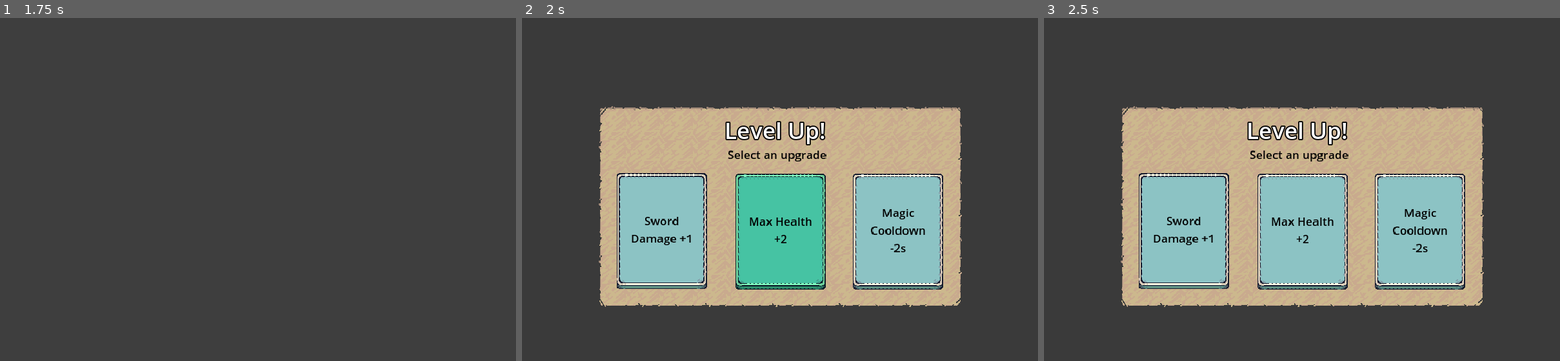
Above: before the commit, frames 1-3 (left to right).
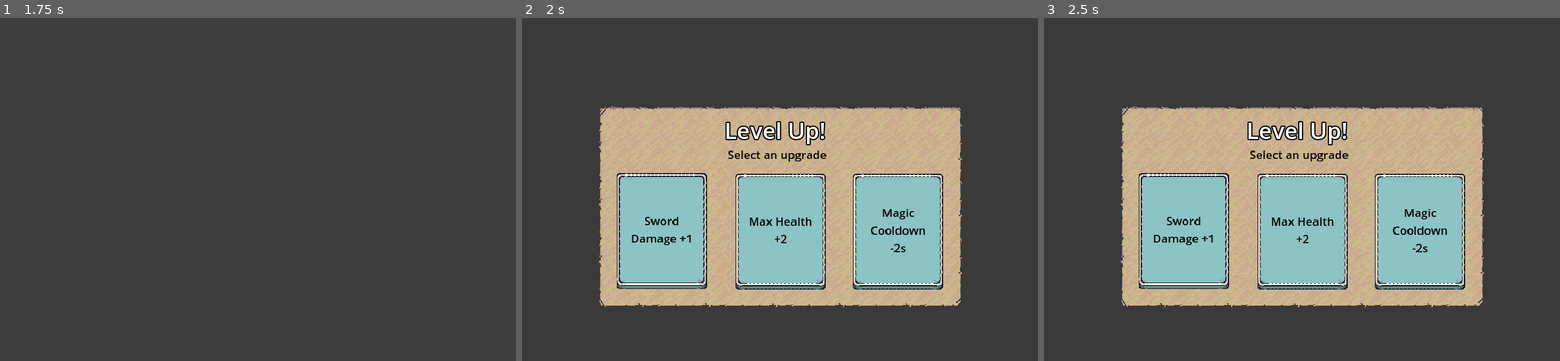
Above: after the commit, the same moments.

Repository: bluejynz/survivallike-godot
Game: Godot game, scene res://ui/level_up_ui.tscn
Same seed, same stepped clock (60 frames per second), same inputs: the game is played once before the commit and once after it. This scene is started directly instead of the project's main scene. Sound files missing from this copy of the repository are replaced by a short silence.
Inputs (mouse positions are in pixels of both pictures, inside the frame that each line leads up to):
- Up to frame 1 (1.75 s): tap Enter (return) at 0.5 s; move the mouse to (371, 172) at 0.52 s; hold D (move_right) 0.53-1.25 s; hold Enter (return) 0.53-1.25 s; click (371, 172) at 0.67 s; tap Space at 1.25 s; drag from (154, 206) to (232, 258) at 1.27 s
- Up to frame 2 (2 s): no input
- Up to frame 3 (2.5 s): move the mouse to (1353, 114) at 2.02 s; hold D (move_right) from 2.03 s (still down); hold Enter (return) from 2.03 s (still down)

Frame 1 is identical in both runs. In frame 2, 5.4% of the frame differs, in the area x 41-59%, y 45-80%; in frame 3, nothing differs.
Error before the commit: Invalid call. Nonexistent function 'is_move_speed_caps' in base 'Nil'. (res://ui/level_up_ui.gd:44)
Error after the commit: Invalid call. Nonexistent function 'is_move_speed_caps' in base 'Nil'. (res://ui/level_up_ui.gd:49)

Commit message:
fix: level up ui - being able to click even if not visible

Diff:
--- a/project.godot
+++ b/project.godot
@@ -69,6 +69,11 @@
 , Object(InputEventKey,"resource_local_to_scene":false,"resource_name":"","device":-1,"window_id":0,"alt_pressed":false,"shift_pressed":false,"ctrl_pressed":false,"meta_pressed":false,"pressed":false,"keycode":0,"physical_keycode":4194310,"key_label":0,"unicode":0,"echo":false,"script":null)
 ]
 }
+toggle_mute={
+"deadzone": 0.5,
+"events": [Object(InputEventKey,"resource_local_to_scene":false,"resource_name":"","device":-1,"window_id":0,"alt_pressed":false,"shift_pressed":false,"ctrl_pressed":false,"meta_pressed":false,"pressed":false,"keycode":0,"physical_keycode":77,"key_label":0,"unicode":109,"echo":false,"script":null)
+]
+}
 
 [input_devices]
 
--- a/ui/level_up_ui.gd
+++ b/ui/level_up_ui.gd
@@ -12,6 +12,8 @@
 var upgrades: Array[int]
 var filtered_upgrades: Array[int]
 
+var is_menu_loading: bool = true
+
 func _ready():
 	GameManager.toggle_pause()
 	upgrades = random_upgrades()
@@ -19,6 +21,9 @@
 
 func _process(delta):
 	if GameManager.is_game_over: dispose_menu()
+
+func menu_not_loading():
+	is_menu_loading = false
 
 func update_button_animation(panel: Panel, is_mouse_over: bool):
 	if is_mouse_over:
@@ -108,6 +113,7 @@
 				update_label_text(upgrades[2], label)
 
 func _input(event):
+	if is_menu_loading: return
 	for panel in panels:
 		if event is InputEventMouseButton:
 			if event.button_index == 1 and event.pressed:
--- a/ui/level_up_ui.tscn
+++ b/ui/level_up_ui.tscn
@@ -52,6 +52,33 @@
 font = SubResource("SystemFont_bdl7b")
 font_size = 24
 font_color = Color(0, 0, 0, 1)
+
+[sub_resource type="Animation" id="Animation_y1b4w"]
+length = 0.001
+tracks/0/type = "value"
+tracks/0/imported = false
+tracks/0/enabled = true
+tracks/0/path = NodePath("ColorRect:color")
+tracks/0/interp = 1
+tracks/0/loop_wrap = true
+tracks/0/keys = {
+"times": PackedFloat32Array(0),
+"transitions": PackedFloat32Array(1),
+"update": 0,
+"values": [Color(0, 0, 0, 0.235294)]
+}
+tracks/1/type = "value"
+tracks/1/imported = false
+tracks/1/enabled = true
+tracks/1/path = NodePath("Panel:visible")
+tracks/1/interp = 1
+tracks/1/loop_wrap = true
+tracks/1/keys = {
+"times": PackedFloat32Array(0),
+"transitions": PackedFloat32Array(1),
+"update": 1,
+"values": [true]
+}
 
 [sub_resource type="Animation" id="Animation_o5aif"]
 resource_name = "default"
@@ -80,32 +107,19 @@
 "update": 1,
 "values": [false, true]
 }
-
-[sub_resource type="Animation" id="Animation_y1b4w"]
-length = 0.001
-tracks/0/type = "value"
-tracks/0/imported = false
-tracks/0/enabled = true
-tracks/0/path = NodePath("ColorRect:color")
-tracks/0/interp = 1
-tracks/0/loop_wrap = true
-tracks/0/keys = {
-"times": PackedFloat32Array(0),
+tracks/2/type = "method"
+tracks/2/imported = false
+tracks/2/enabled = true
+tracks/2/path = NodePath(".")
+tracks/2/interp = 1
+tracks/2/loop_wrap = true
+tracks/2/keys = {
+"times": PackedFloat32Array(2),
 "transitions": PackedFloat32Array(1),
-"update": 0,
-"values": [Color(0, 0, 0, 0.235294)]
-}
-tracks/1/type = "value"
-tracks/1/imported = false
-tracks/1/enabled = true
-tracks/1/path = NodePath("Panel:visible")
-tracks/1/interp = 1
-tracks/1/loop_wrap = true
-tracks/1/keys = {
-"times": PackedFloat32Array(0),
-"transitions": PackedFloat32Array(1),
-"update": 1,
-"values": [true]
+"values": [{
+"args": [],
+"method": &"menu_not_loading"
+}]
 }
 
 [sub_resource type="AnimationLibrary" id="AnimationLibrary_fa1sf"]
--- a/ui/xp_bar.gd
+++ b/ui/xp_bar.gd
@@ -6,7 +6,9 @@
 var current_xp: int = 0
 
 func _ready():
+	#TODO: remove this
 	#current_xp = 98
+	#
 	progress_bar.max_value = max_xp
 	progress_bar.value = current_xp
 	GameManager.mob_killed.connect(gain_xp)
